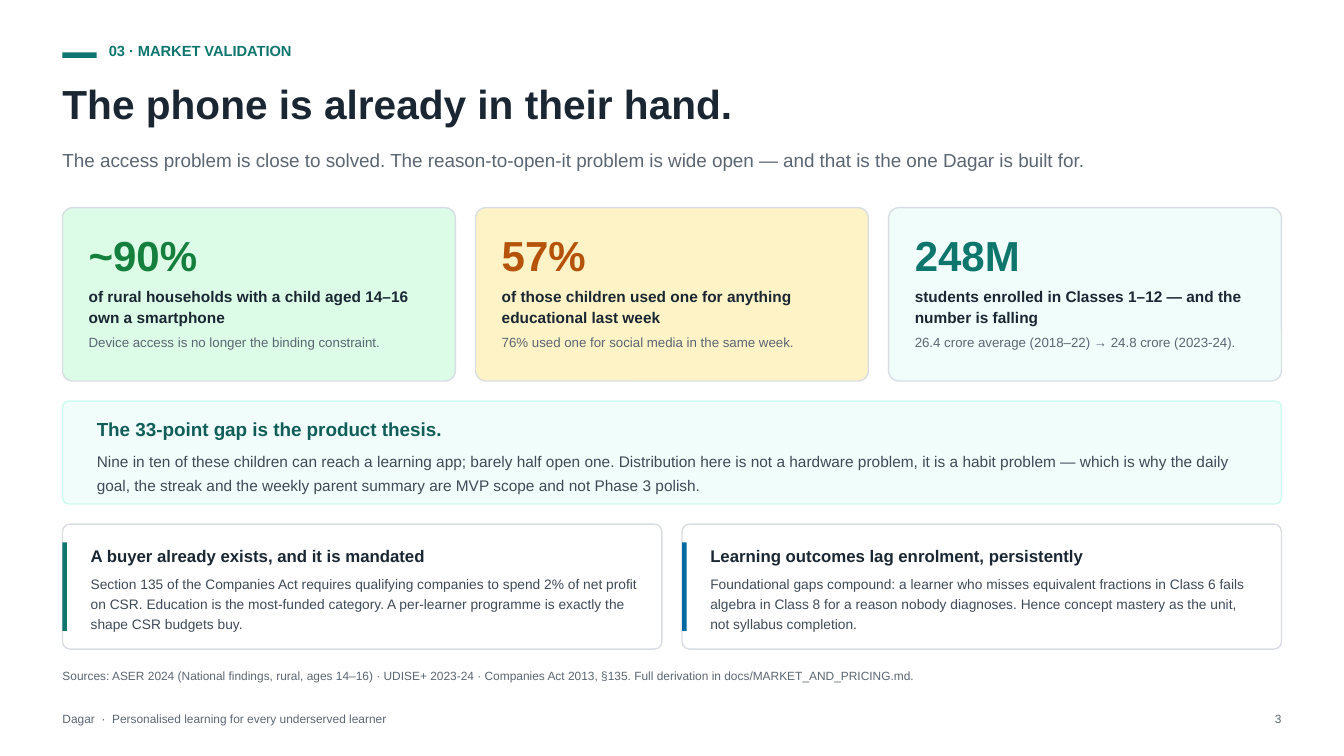
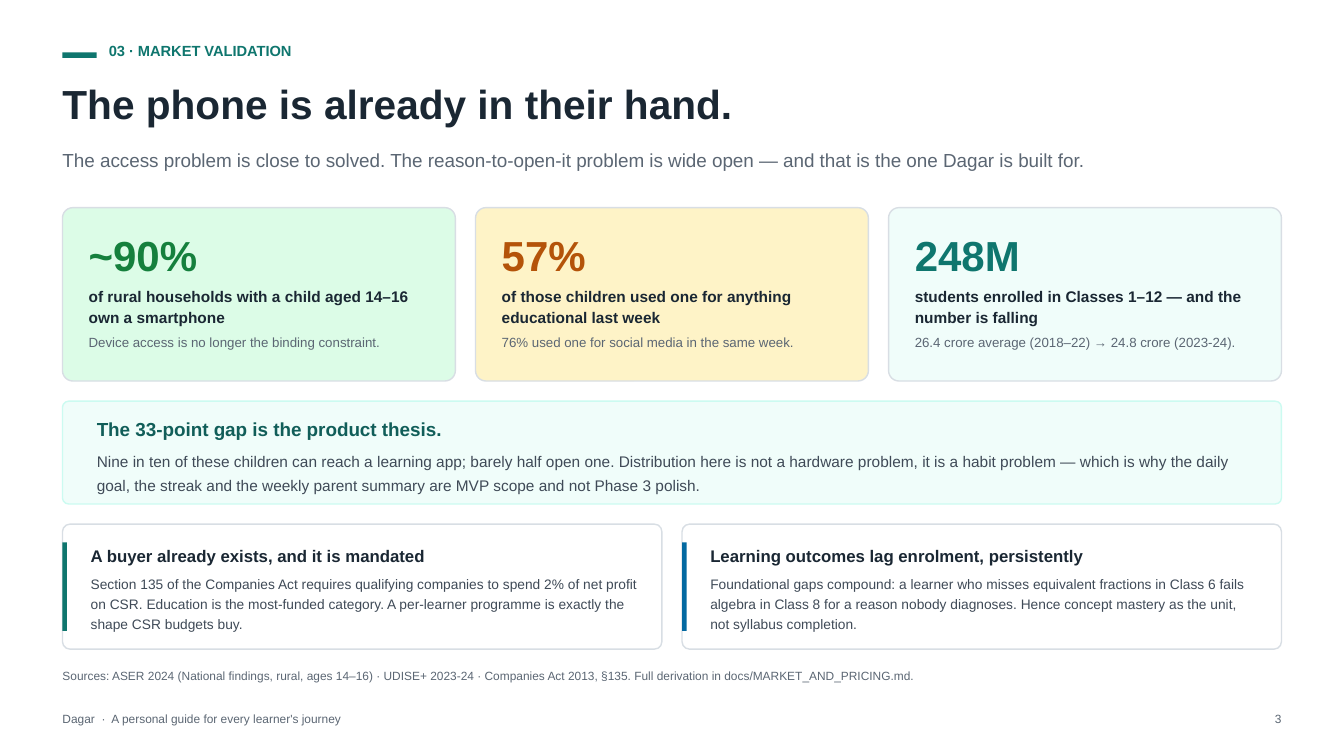
Before and after one commit to ap9650/dagar, a slide deck: slide 4 of docs/deck/Dagar-Pitch-Deck.pptx. Drawn at 1344x756 pixels with LibreOffice and Linux fonts; fonts in the diff are those of the drawing. Boxes give left, top, right and bottom in pixels: in the first picture for what was removed or moved away, otherwise in the second. Text is boxed around its words. In the diff, an @@ line names an element or a change of style, - is before the commit and + after.

```diff
--- a/docs/deck/Dagar-Pitch-Deck.pptx
+++ b/docs/deck/Dagar-Pitch-Deck.pptx
@@ text at (x1=62, y1=714, x2=341, y2=726): text changed @@
-Dagar · Personalised learning for every underserved learner
+Dagar · A personal guide for every learner's journey
```
Also in this commit, not shown: 14 other slides changed, 5 other files.
